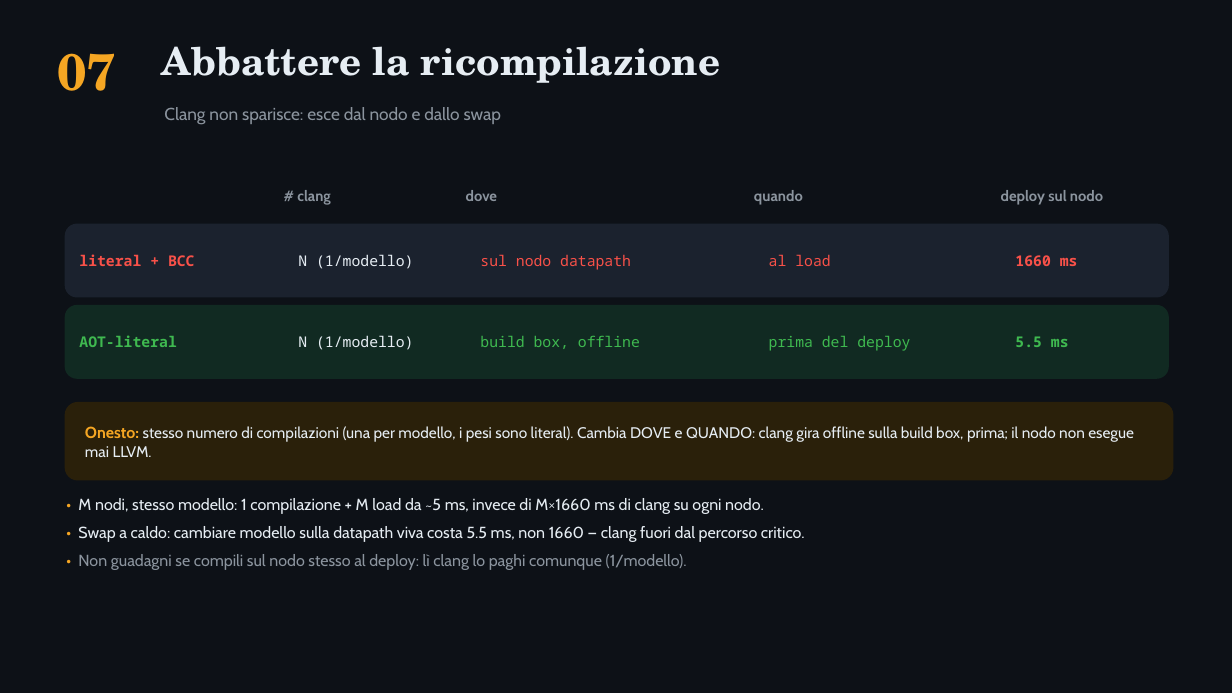
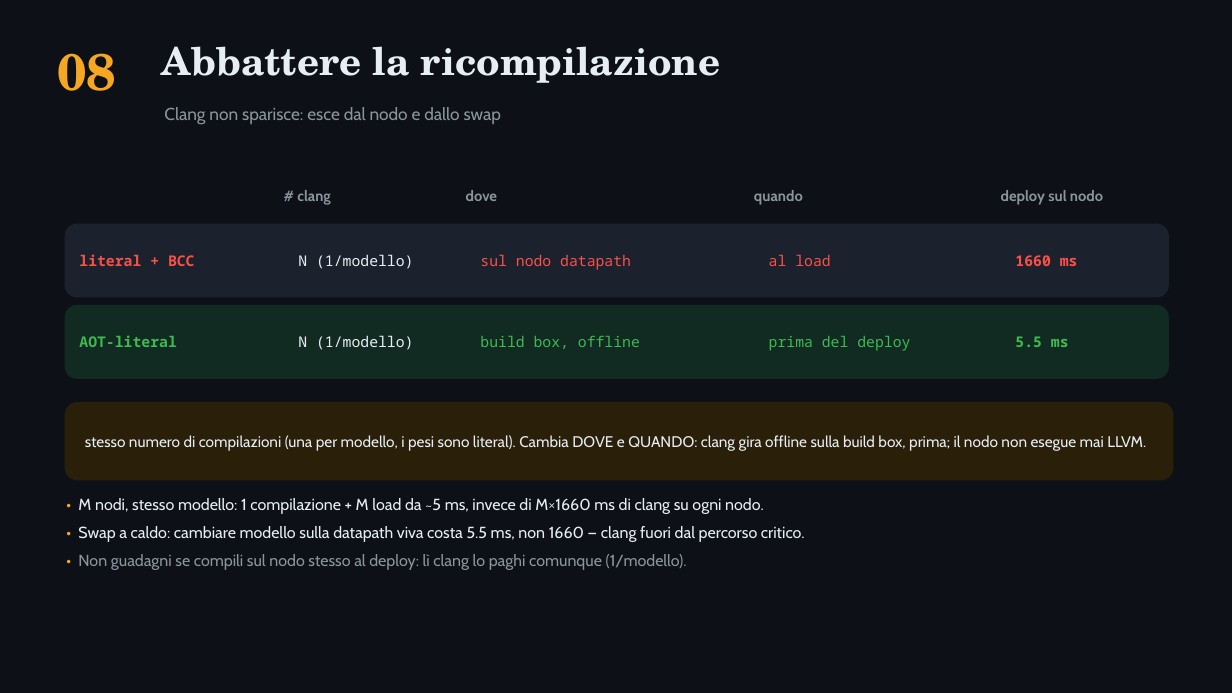
Before and after one commit to ettore-cantile/ipa_lab, a slide deck: slide 9 of docs/IPA_hardcoded_IV_ricompilazione.pptx (slide 8 before the commit). Drawn at 1232x693 pixels with LibreOffice and Linux fonts; fonts in the diff are those of the drawing. Boxes give left, top, right and bottom in pixels: in the first picture for what was removed or moved away, otherwise in the second. Text is boxed around its words. In the diff, an @@ line names an element or a change of style, - is before the commit and + after.

```diff
--- a/docs/IPA_hardcoded_IV_ricompilazione.pptx
+++ b/docs/IPA_hardcoded_IV_ricompilazione.pptx
@@ text at bbox=[57, 53, 116, 91]: text changed @@
-07
+08
@@ text at bbox=[85, 435, 1146, 451]: text changed @@
-Onesto: stesso numero di compilazioni (una per modello, i pesi sono literal). Cambia DOVE e QUANDO: clang gira offline sulla build box, prima; il nodo non esegue mai LLVM.
+stesso numero di compilazioni (una per modello, i pesi sono literal). Cambia DOVE e QUANDO: clang gira offline sulla build box, prima; il nodo non esegue mai LLVM.
```
Also in this commit, not shown: 4 other slides changed, 6 other files.
